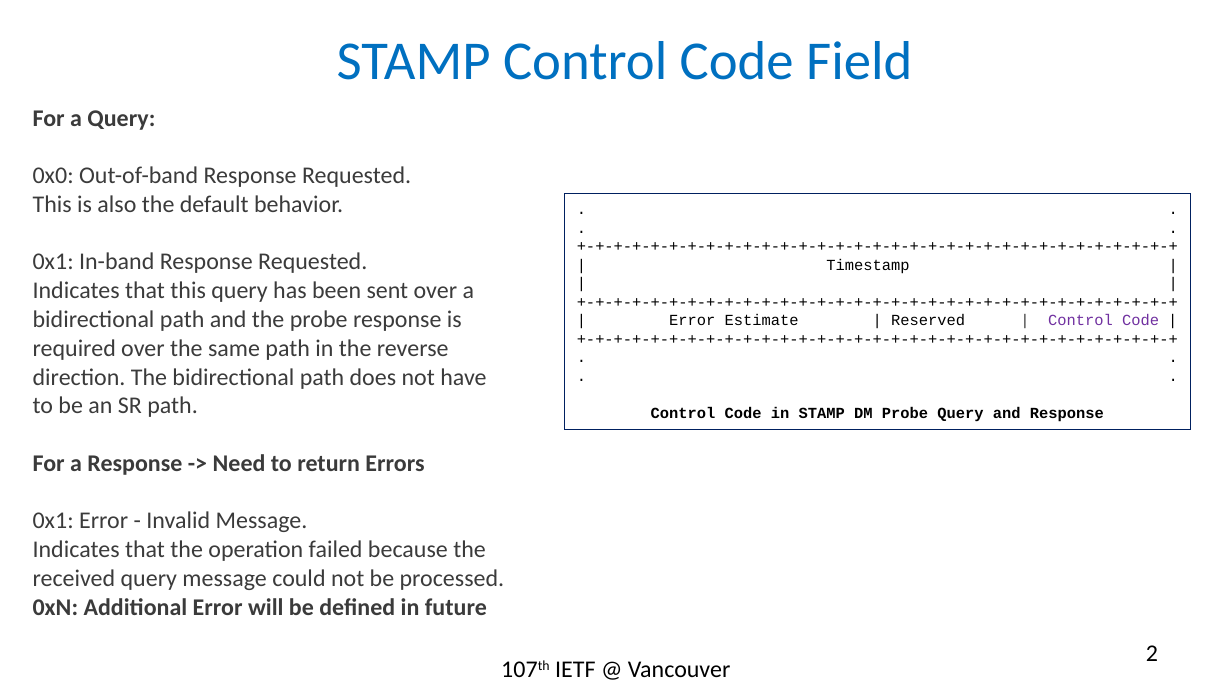
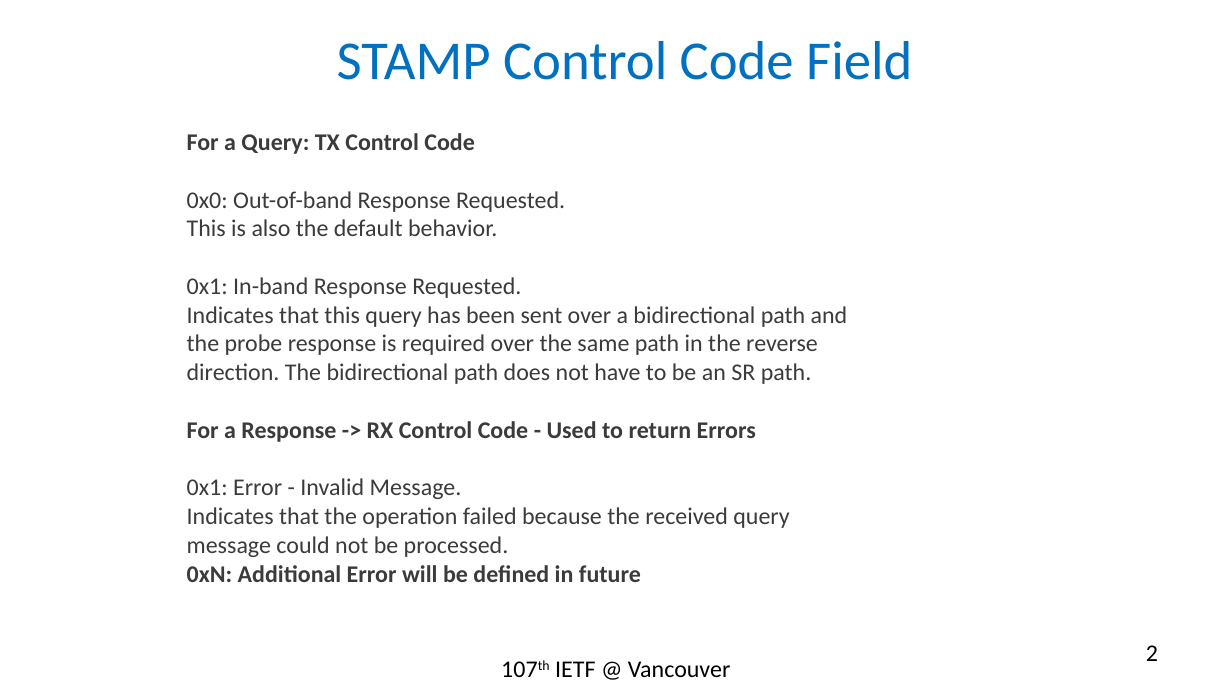
Before and after one commit to rakgandhi/ietf-public, a slide deck: slide 2 of ietf-stamp-session-id-rev1.pptx. Drawn at 1232x693 pixels with LibreOffice and Linux fonts; fonts in the diff are those of the drawing. Boxes give left, top, right and bottom in pixels: in the first picture for what was removed or moved away, otherwise in the second. Text is boxed around its words. In the diff, an @@ line names an element or a change of style, - is before the commit and + after.

```diff
--- a/ietf-stamp-session-id-rev1.pptx
+++ b/ietf-stamp-session-id-rev1.pptx
@@ text "For a Query: TX Control ...": place and size @@
-text "For a Query: TX Control ..." at [33,110,505,615]
+text "For a Query: TX Control ..." at [187,133,848,582]
@@ text at [187,133,475,154]: text changed @@
-For a Query:
+For a Query: TX Control Code
@@ rectangle removed at [564,193,1190,430] @@
-. .
-. .
-+-+-+-+-+-+-+-+-+-+-+-+-+-+-+-+-+-+-+-+-+-+-+-+-+-+-+-+-+-+-+-+-+
-| Timestamp |
-| |
-+-+-+-+-+-+-+-+-+-+-+-+-+-+-+-+-+-+-+-+-+-+-+-+-+-+-+-+-+-+-+-+-+
-| Error Estimate | Reserved | Control Code |
-+-+-+-+-+-+-+-+-+-+-+-+-+-+-+-+-+-+-+-+-+-+-+-+-+-+-+-+-+-+-+-+-+
-. .
-. .
-Control Code in STAMP DM Probe Query and Response
@@ text at [187,421,756,442]: text changed @@
-For a Response -> Need to return Errors
+For a Response -> RX Control Code - Used to return Errors
```
Also in this commit, not shown: 1 other slide changed, 1 other file.
